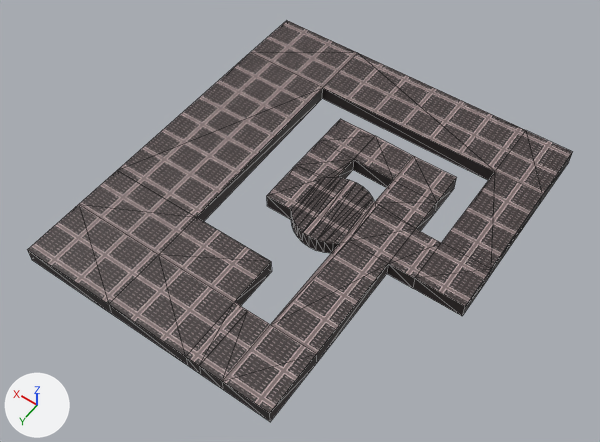
An edit to the glTF model assets/Environment/Models/Room4_FirstFloor.glb, drawn before and after from the same camera.
Rendered twice from a 50 mm camera at (-32.5, 52.4, 76.4) aimed at (2.9, 2.8, -1.5). Every picture has the same lights, and +X, +Y and +Z are marked at lower left. Mesh edges are drawn as thin lines. Vertices at the same position are counted once.
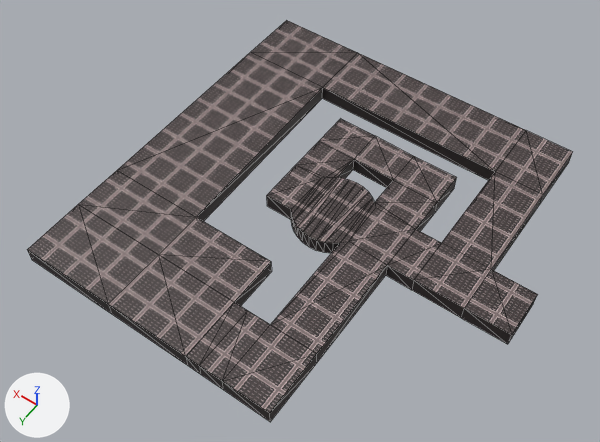
The change in detail:
me_cube_024 is used by ob_cube_005; location (0.0, 0.0, 0.0).
Verts and faces of me_cube_024; kept vertices keep their numbers, new ones are numbered from 118.
Before the commit, vertices of me_cube_024: 10 (-19.1, -3.1, -2.0) at pixel (487, 279), 15 (-19.1, -3.1, 0.0) at pixel (491, 269), 23 (-19.1, 2.9, -2.0) at pixel (462, 316), 25 (-19.1, 2.9, 0.0) at pixel (465, 306), 84 (-9.4, 2.9, 0.0) at pixel (388, 263).
Before the commit, vertices of me_cube_024: 90 (-9.4, 2.9, -2.0) at pixel (386, 273), 116 (-12.8, 2.9, 0.0) at pixel (414, 278), 117 (-12.8, 2.9, -2.0) at pixel (412, 288).
me_cube_024 had 118 vertices, 182 faces and spanned x -19.1..25.0, y -24.9..25.1, z -2.0..0.0.
me_cube_024 now has 122 vertices, 190 faces and spans x -24.7..25.0, y -24.9..25.1, z -2.0..0.0.
Part 1, on me_cube_024:
Faces deleted: (10, 25, 23), (15, 116, 25), (23, 25, 116).
Vertices 23, 84, 90, 116, 117 move by (0.0, 0.3, 0.0).
Vertex 25 moves to (-24.7, -3.1, 0.0), pixel (537, 294).
New vertex 118 is at (-19.1, 3.2, 0.0), pixel (464, 308).
New vertex 119 is at (-24.7, -3.1, -2.0), pixel (533, 303).
New vertex 120 is at (-24.7, 3.2, -2.0), pixel (507, 344).
New vertex 121 is at (-24.7, 3.2, 0.0), pixel (511, 334).
New faces: (10, 25, 119), (15, 116, 118), (23, 118, 116), (25, 121, 119), (119, 121, 120), (23, 120, 118).
New faces: (118, 120, 121), (10, 119, 23), (23, 119, 120), (15, 118, 121), (15, 121, 25).
me_cube_024 part 2: 70 kept faces spanning x -24.7..25.0, y -24.9..25.1, z -2.0..0.0 get new texture (UV) coordinates.

Pixel boxes (x1, y1, x2, y2) of what changed, in the pictures (600 x 442 px):
'Cube.005', reshaped: before (27, 21, 572, 422); after (27, 20, 573, 422)
part 1 of me_cube_024, built on: before (271, 229, 491, 362); after (271, 229, 537, 362)
part 2 of me_cube_024, surface changed: (29, 21, 572, 413) in both
